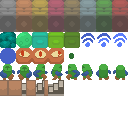
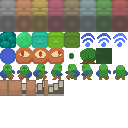
Two versions of the same layered image (128 x 128). Layer-by-layer changes:
painted on "chaser" over bbox(80, 48, 112, 64)
